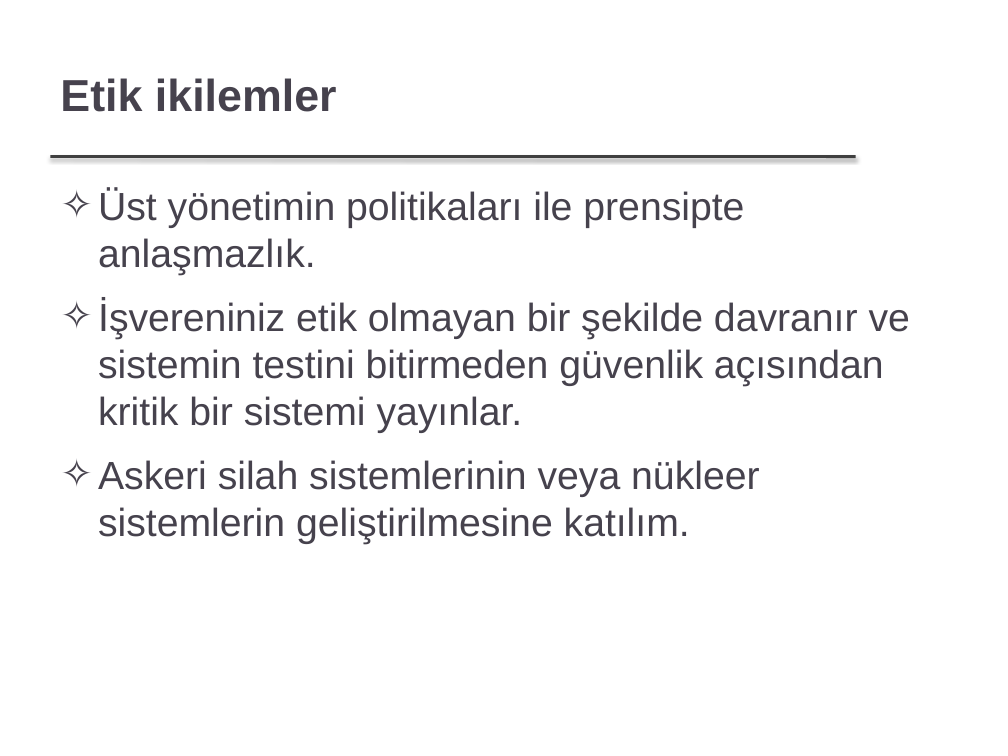
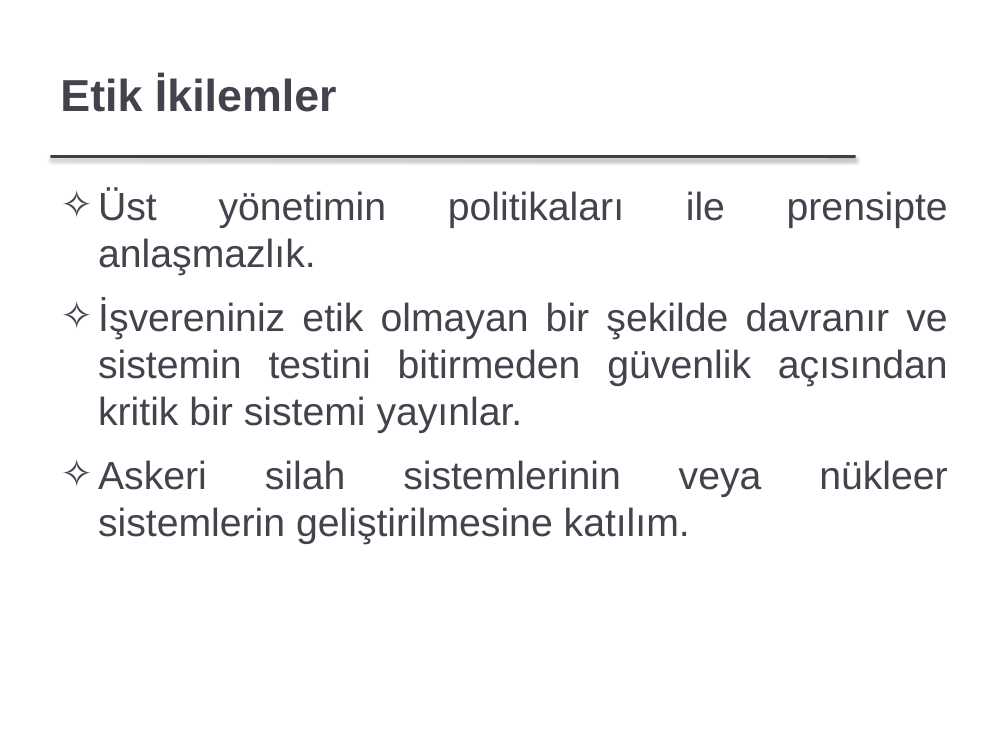
Before and after one commit to FurkanGozukara/Yazilim-Muhendisligi-IT522-2021, a slide deck: slide 32 of dersler/Ders 1 - Giriş.pptx. Drawn at 1008x756 pixels with LibreOffice and Linux fonts; fonts in the diff are those of the drawing; background and template pictures are left out. Boxes give left, top, right and bottom in pixels: in the first picture for what was removed or moved away, otherwise in the second. Text is boxed around its words. In the diff, an @@ line names an element or a change of style, - is before the commit and + after.

```diff
--- a/dersler/Ders 1 - Giriş.pptx
+++ b/dersler/Ders 1 - Giriş.pptx
@@ title at [60, 76, 337, 112]: text changed @@
-Etik ikilemler
+Etik İkilemler
@@ text "Üst yönetimin politikaları ile prensipte ..." at [98, 189, 948, 544]: alignment left to justified @@
```
Also in this commit, not shown: 42 other slides changed, 1 slide added, 1 slide removed, 1 other file.
